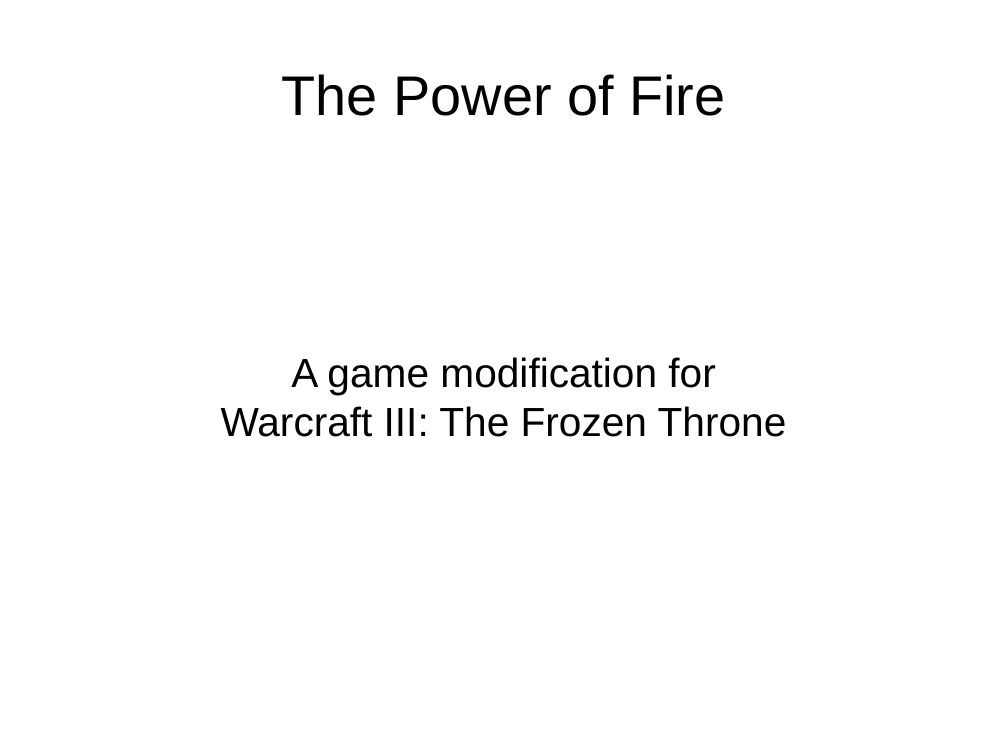
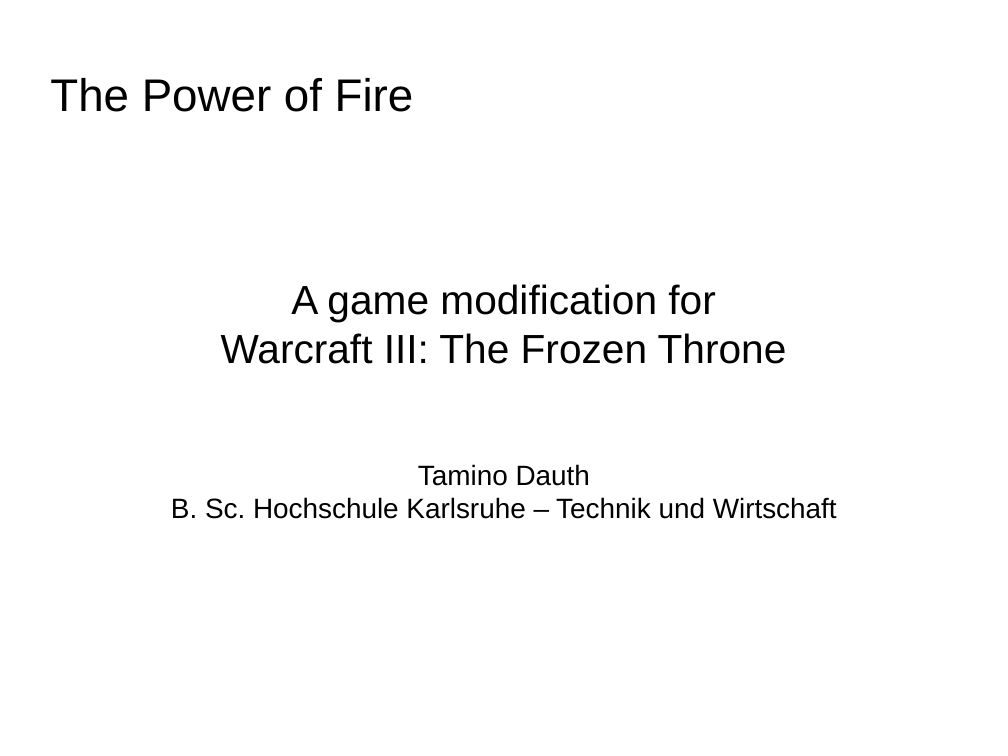
Before and after one commit to tdauth/dmdf, a slide deck: slide 1 of doc/presentation.odp. Drawn at 1008x756 pixels with LibreOffice and Linux fonts; fonts in the diff are those of the drawing; background and template pictures are left out. Boxes give left, top, right and bottom in pixels: in the first picture for what was removed or moved away, otherwise in the second. Text is boxed around its words. In the diff, an @@ line names an element or a change of style, - is before the commit and + after.

```diff
--- a/doc/presentation.odp
+++ b/doc/presentation.odp
@@ title "The Power of Fire": place and size @@
-title "The Power of Fire" at [282,74,725,116]
+title "The Power of Fire" at [50,78,414,112]
@@ title "The Power of Fire" at [50,78,414,112]: size 44 to 36 pt; alignment centre to left @@
@@ subtitle at [171,464,837,519]: paragraphs added @@
+Tamino Dauth
+B. Sc. Hochschule Karlsruhe – Technik und Wirtschaft
```
Also in this commit, not shown: 9 other slides changed, 5 slides added, 7 other files.
